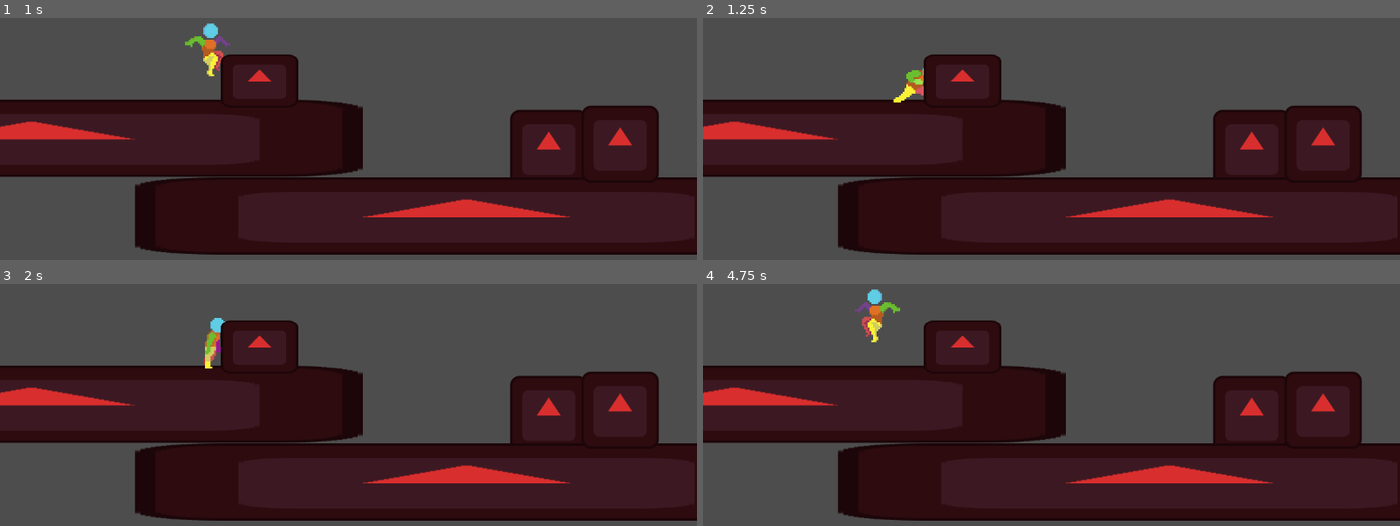
Above: before the commit, frames 1-4 (two rows, left to right).
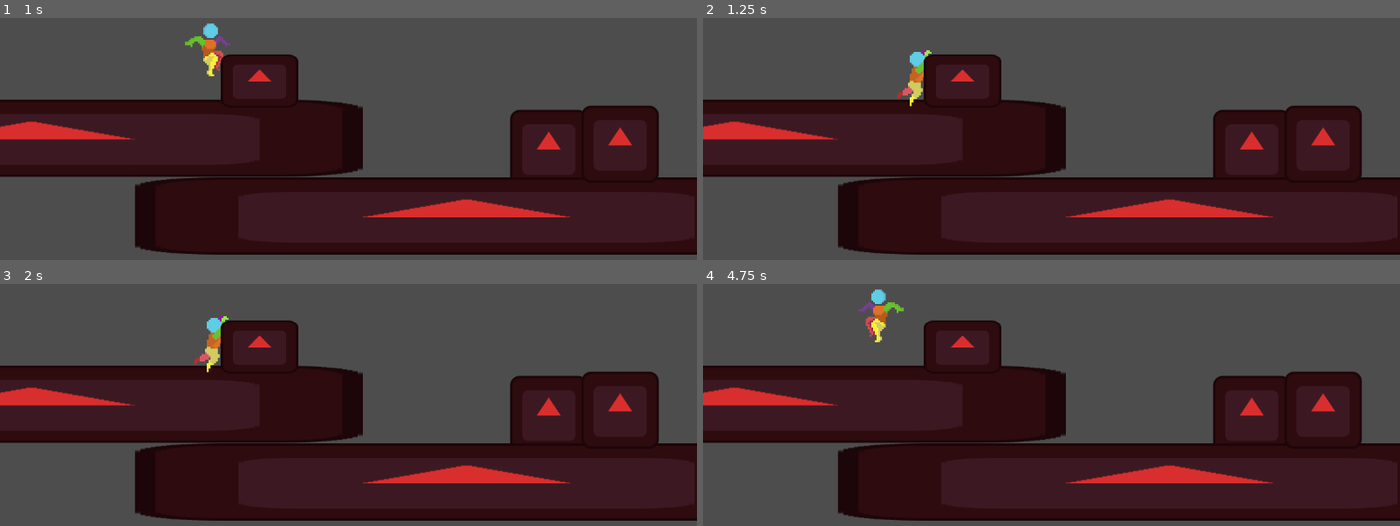
Above: after the commit, the same moments.

Repository: TatusFilipek/GodotTryEndError
Game: Godot game, scene res://scenes/main.tscn
Two runs of this game, one before a commit and one after it. Both use one fixed random seed, a clock stepped at 60 frames per second and the inputs below. The engine's default icon, where the game draws it, is replaced by a stand-in: a white triangle on a blue panel in a dark square.
Inputs:
- Up to frame 1 (1 s): hold D (moveRight) from 0.53 s (still down); hold Ctrl (crouch) from 0.53 s (still down); tap W (moveUp) at 0.77 s
- Up to frame 2 (1.25 s): keep holding D (moveRight); keep holding Ctrl (crouch)
- Up to frame 3 (2 s): keep holding D (moveRight); release Ctrl (crouch) at 1.28 s; tap Alt (sprint) at 1.35 s; tap W (moveUp) at 1.52 s
- Up to frame 4 (4.75 s): release D (moveRight) at 2.03 s; hold A (moveLeft) 2.03-2.78 s; hold Ctrl (crouch) 2.03-2.78 s; hold D (moveRight) 2.78-4.28 s; tap Alt (sprint) at 2.85, 4.35 s; tap W (moveUp) at 3.02, 3.77, 4.52 s; hold Ctrl (crouch) 3.53-4.28 s; hold A (moveLeft) from 4.28 s (still down)

Frame 1 is identical in both runs. In frame 2, 0.5% of the frame differs, in the area x 27-33%, y 13-37%; in frame 3, 0.4%; in frame 4, 0.5%.

Commit message:
Teraz napewno naprawilem blad, dodalem trzeci raycast spawdzajacy w poziomie a inny raycast ustawiony w pionie sprawdza pozycje do ktorej trzeba przyczepic gracza

Diff:
--- a/scenes/player.tscn
+++ b/scenes/player.tscn
@@ -993,7 +993,12 @@
 [node name="CheckWall" type="RayCast2D" parent="." unique_id=425645109]
 modulate = Color(0, 0, 0, 1)
 position = Vector2(16, -9)
-target_position = Vector2(5, 0)
+target_position = Vector2(15, 0)
+
+[node name="CheckHead" type="RayCast2D" parent="." unique_id=566196917]
+modulate = Color(0, 0, 0, 1)
+position = Vector2(16, -40)
+target_position = Vector2(15, 0)
 
 [node name="CheckLedge" type="RayCast2D" parent="." unique_id=922726246]
 modulate = Color(0, 0, 0, 1)
--- a/scripts/player.gd
+++ b/scripts/player.gd
@@ -31,6 +31,7 @@
 
 @export var CheckWall : RayCast2D
 @export var CheckLedge : RayCast2D
+@export var CheckHead : RayCast2D
 @export var Collider : CollisionShape2D
 
 var lastSpriteOrientation : bool
@@ -44,6 +45,7 @@
 	sprite = get_node("AnimatedSprite2D")
 	CheckLedge = get_node("CheckLedge")
 	CheckWall = get_node("CheckWall")
+	CheckHead = get_node("CheckHead")
 	Collider = get_node("collider")
 
 # physics update
@@ -76,9 +78,11 @@
 		CheckLedge.position.x *= -1
 		CheckWall.target_position.x *= -1
 		CheckWall.position.x *= -1
+		CheckHead.target_position.x *= -1
+		CheckHead.position.x *= -1
 
 func IsLedgeDetected() -> bool:
-	return CheckWall.is_colliding() and not CheckLedge.is_colliding()
+	return CheckWall.is_colliding() and not CheckHead.is_colliding()
 
 func GetLedgePosition() -> Vector2:
 	var ledgePos : Vector2
